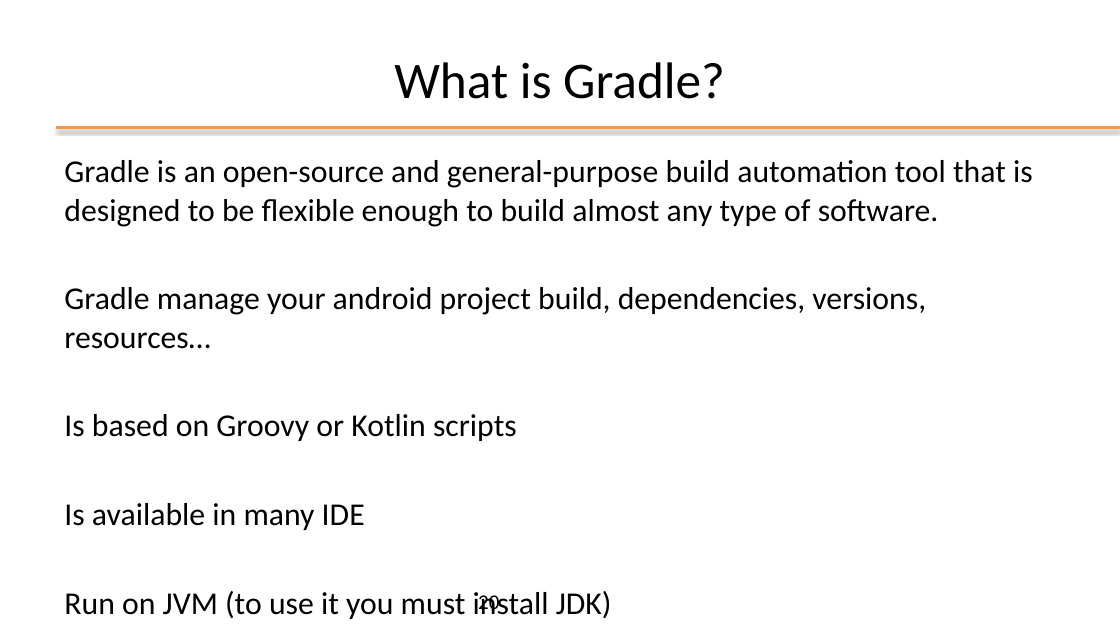
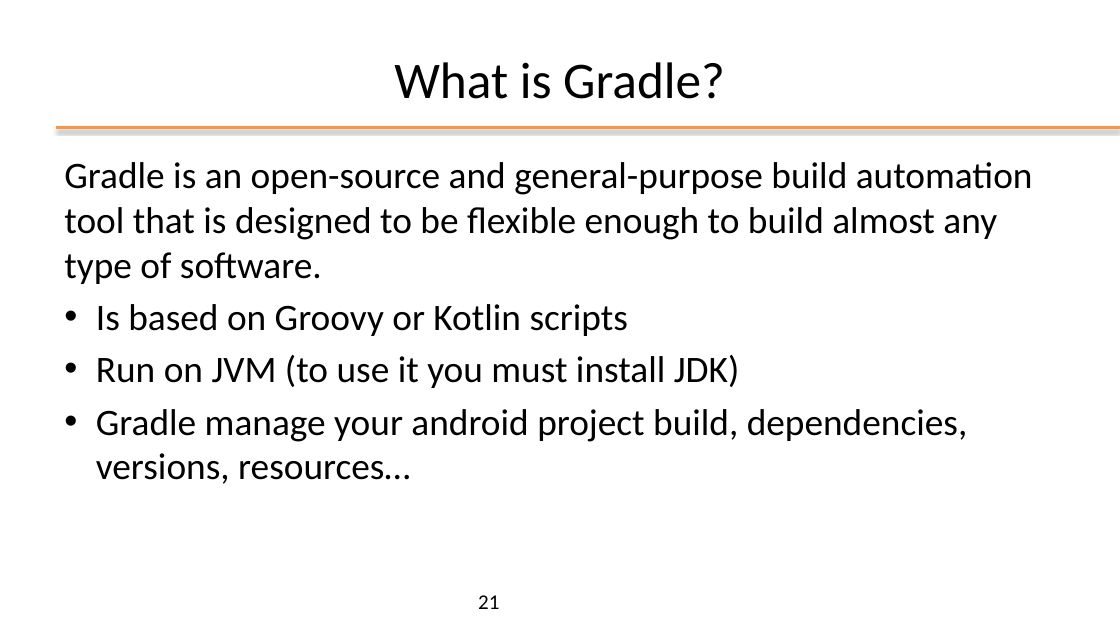
Before and after one commit to kevinmala00/ATTIVITA-PROGETTUALE, a slide deck: slide 21 of slides/02 - Android Studio.pptx (slide 20 before the commit). Drawn at 1120x630 pixels with LibreOffice and Linux fonts; fonts in the diff are those of the drawing; background and template pictures are left out. Boxes give left, top, right and bottom in pixels: in the first picture for what was removed or moved away, otherwise in the second. Text is boxed around its words. In the diff, an @@ line names an element or a change of style, - is before the commit and + after.

Commit message:
M2 -> FINISHED (updrage intro page, add SDK Manager page)

```diff
--- a/slides/02 - Android Studio.pptx
+++ b/slides/02 - Android Studio.pptx
@@ text at [64,162,1033,484]: size 27.2 to 32 pt in "Gradle is an open-source and general-purpose build ...", "Gradle manage your android project build, dependencies, ..."; bullet none to • @@
@@ text at [96,304,740,388]: paragraphs added @@
+• Is based on Groovy or Kotlin scripts
+• Run on JVM (to use it you must install JDK)
@@ text at [64,414,612,619]: paragraphs removed @@
-Is based on Groovy or Kotlin scripts
-Is available in many IDE
-Run on JVM (to use it you must install JDK)
@@ page number at [478,595,499,609]: text changed @@
-20
+21
```
Also in this commit, not shown: 4 other slides changed, 1 slide added.
